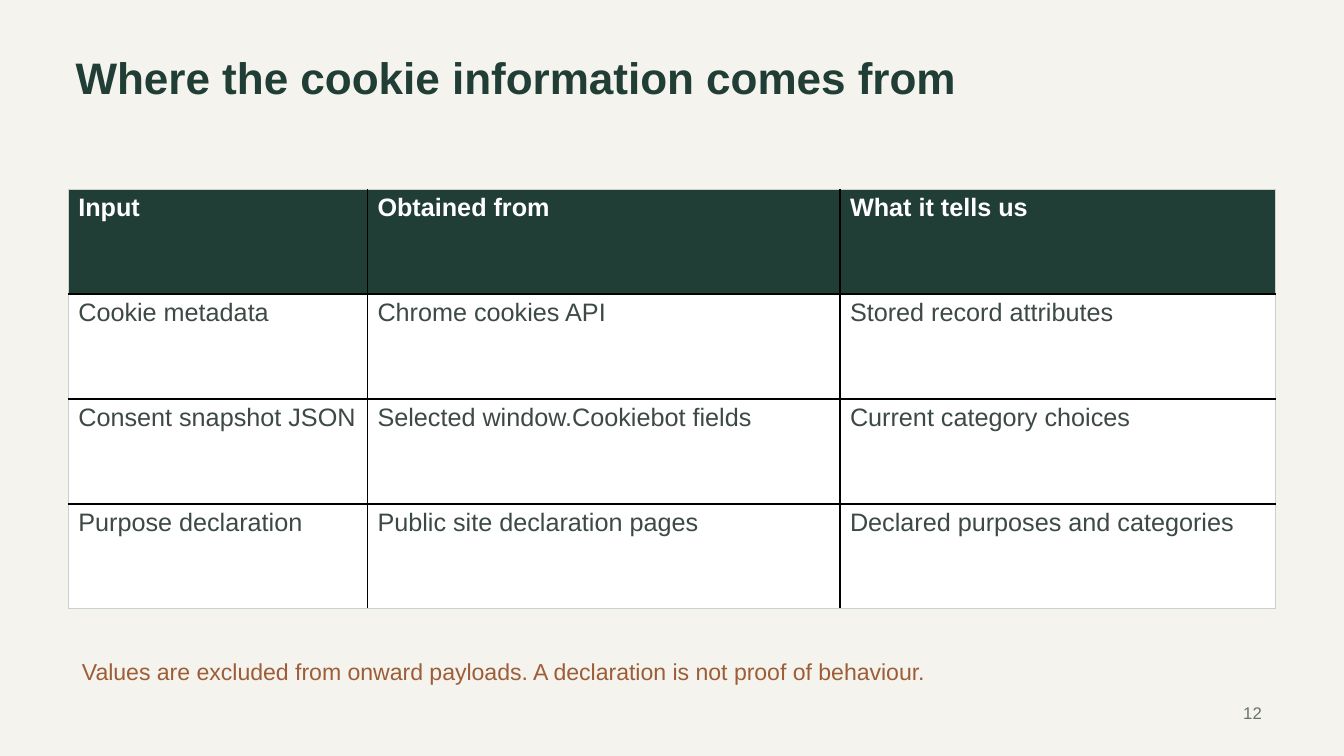
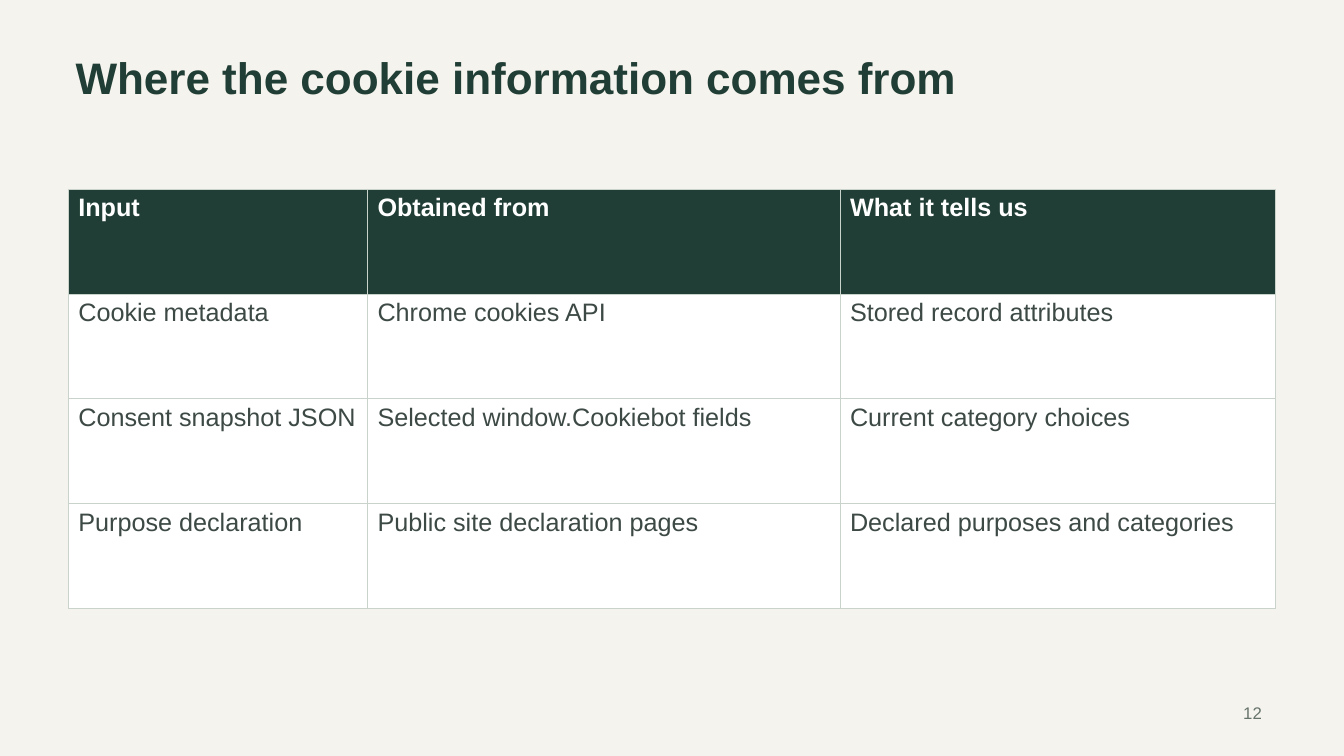
Before and after one commit to CXl0l0/cookiehome, a slide deck: slide 12 of output/presentation-expanded/Cookie_Homes_Presentation_Updated.pptx. Drawn at 1344x756 pixels with LibreOffice and Linux fonts; fonts in the diff are those of the drawing. Boxes give left, top, right and bottom in pixels: in the first picture for what was removed or moved away, otherwise in the second. Text is boxed around its words. In the diff, an @@ line names an element or a change of style, - is before the commit and + after.

```diff
--- a/output/presentation-expanded/Cookie_Homes_Presentation_Updated.pptx
+++ b/output/presentation-expanded/Cookie_Homes_Presentation_Updated.pptx
@@ table at box(69, 190, 1276, 610) @@
@@ borders changed @@
@@ text removed at box(82, 663, 924, 685) @@
-Values are excluded from onward payloads. A declaration is not proof of behaviour.
```
Also in this commit, not shown: 18 other slides changed, 2 slides added, 2 slides removed, 1 other file.
